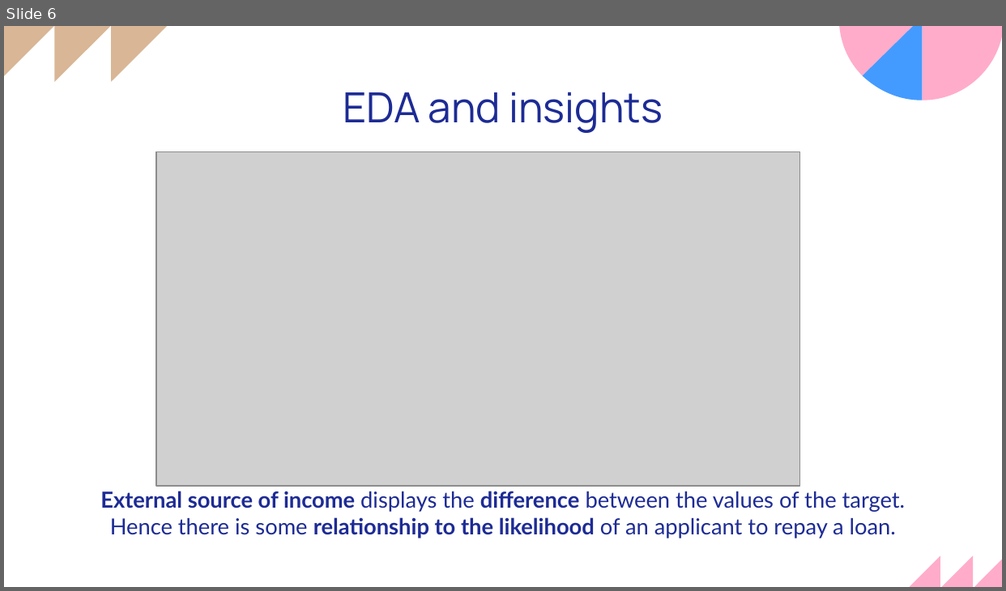
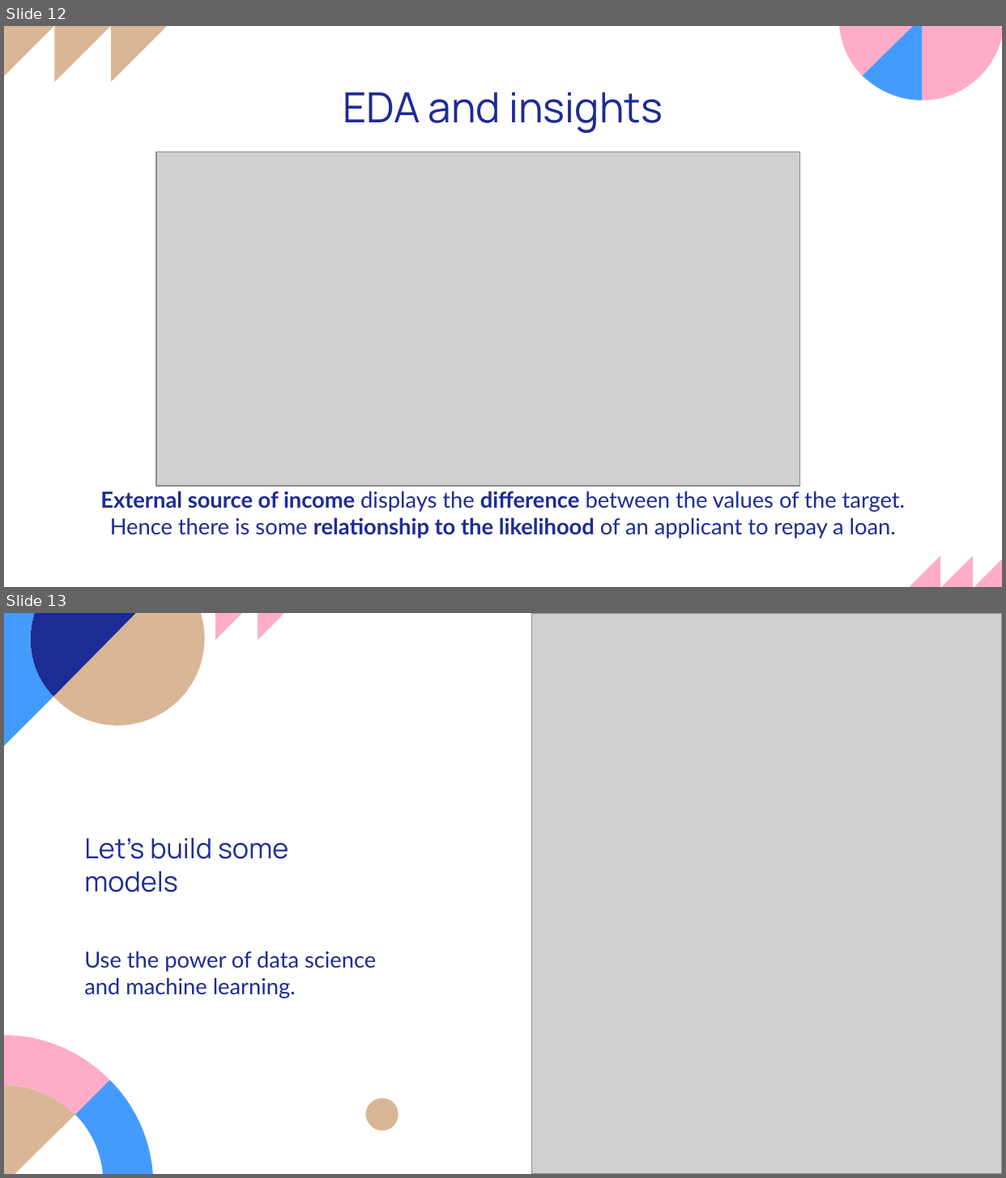
Before and after one commit to luongtruong77/classification-loan-default-risk-detection, a slide deck: Presentation.pptx. Shown one above the other, each under a label of ours: slide 6 before the commit, slides 12 and 13 after it. The pictures are 1006x591 and 1006x1178 pixels, drawn with LibreOffice and Linux fonts; fonts in the diff are those of the drawing; grey boxes stand for pictures. Boxes give left, top, right and bottom in pixels: in the first picture for what was removed or moved away, otherwise in the second. Text is boxed around its words. In the diff, an @@ line names an element or a change of style, - is before the commit and + after.

```diff
--- a/Presentation.pptx
+++ b/Presentation.pptx
@@ slide 13 added at [4,613,1002,1174], background #FFFFFF @@
@@ group added at [4,613,300,750]: 5 freeform shapes @@
@@ picture added at [532,613,1002,1174] @@
@@ title added at [84,838,288,892], 20 pt, text #1D2B95 @@
+Let’s build some models
@@ subtitle added at [84,952,376,999], 16 pt, text #1D2B95 @@
+Use the power of data science and machine learning.
@@ freeform shape added at [4,1036,110,1115], fill #FFACCA @@
@@ freeform shape added at [4,1085,74,1174], fill #D9B695 @@
@@ freeform shape added at [75,1080,153,1174], fill #449BFF @@
@@ freeform shape added at [365,1098,398,1131], fill #D9B695 @@
@@ what was slide 6 is now slide 12 @@
```
Also in this commit, not shown: 2 slides changed, 19 other slides added, 2 slides removed, 3 other files.
